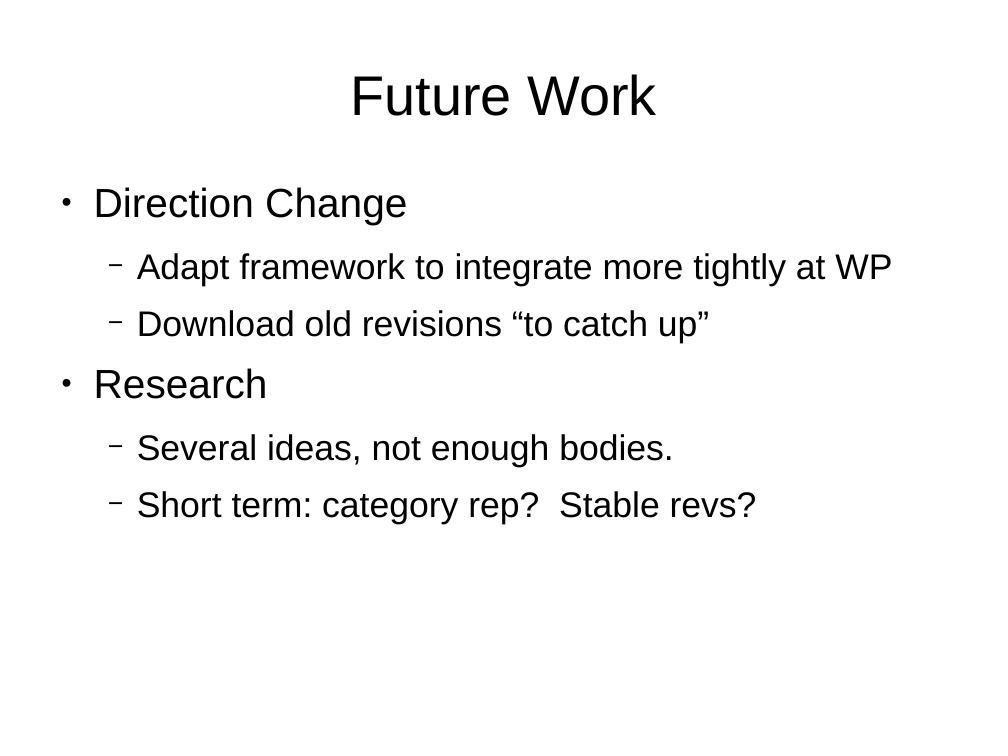
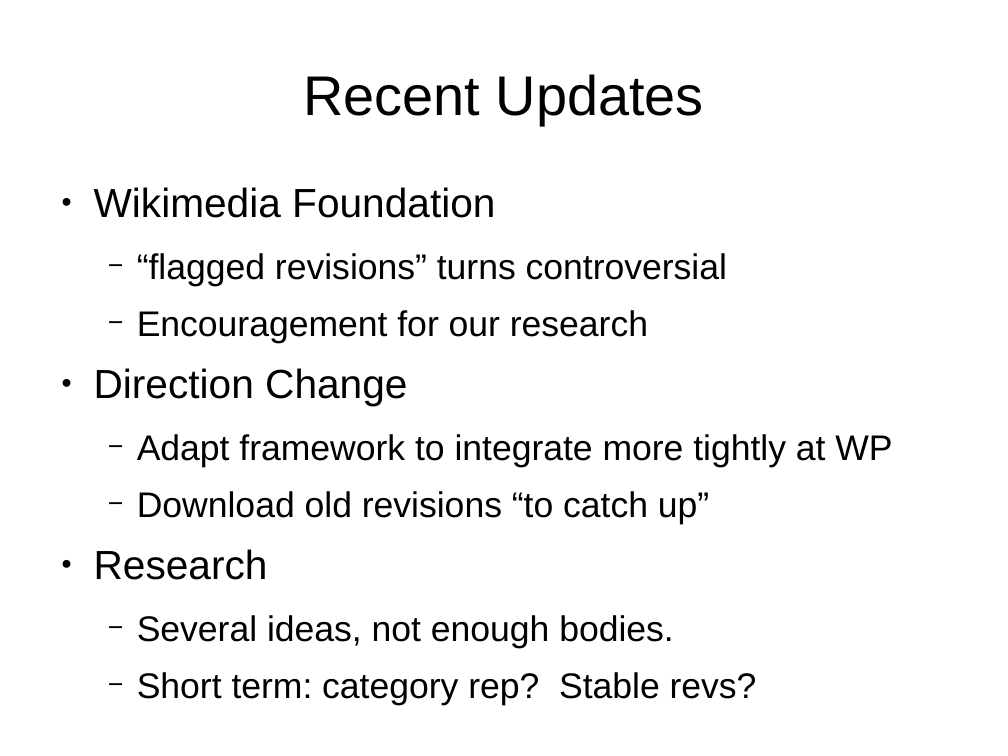
Before and after one commit to thumper/Thesis, a slide deck: slide 3 of presentations/200904-ISSDM Mentor Meeting.odp (slide 4 before the commit). Drawn at 1008x756 pixels with LibreOffice and Linux fonts; fonts in the diff are those of the drawing. Boxes give left, top, right and bottom in pixels: in the first picture for what was removed or moved away, otherwise in the second. Text is boxed around its words. In the diff, an @@ line names an element or a change of style, - is before the commit and + after.

Commit message:
revised presentation

```diff
--- a/presentations/200904-ISSDM Mentor Meeting.odp
+++ b/presentations/200904-ISSDM Mentor Meeting.odp
@@ title at (x1=303, y1=74, x2=704, y2=125): text changed @@
-Future Work
+Recent Updates
@@ text at (x1=94, y1=187, x2=727, y2=343): paragraphs added @@
+● Wikimedia Foundation
+  − “flagged revisions” turns controversial
+  − Encouragement for our research
```
Also in this commit, not shown: 1 slide removed.
